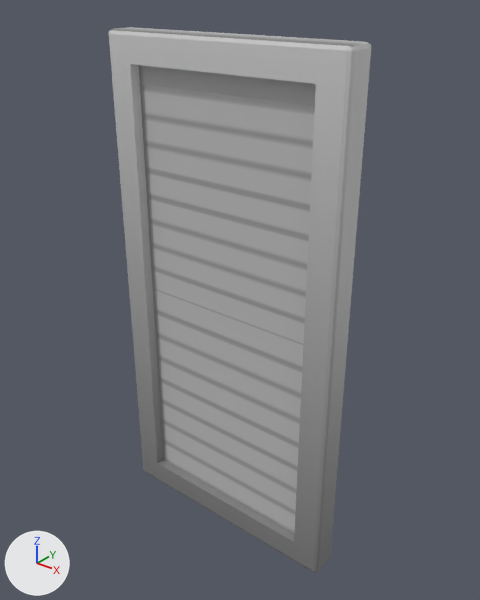
The FBX model Assets/Arts/Envi/Modular/Mod_Door_02 1.fbx, before and after one commit.
Both versions are drawn from a camera (50 mm lens) standing at (0.97, -1.82, 2.16) and looking at (-0.48, -0.01, 1.05). Lighting does not change. The marker at lower left points along +X, +Y and +Z. The older version comes first.

Names of what the first picture shows: 'Mod_Door_02'.
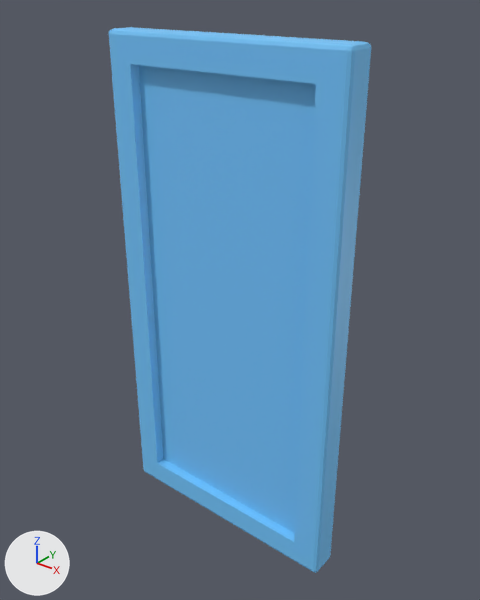
Where the newer file only moved an object's origin or applied its transform, the numbers keep the older frame.

The change, as a list of edits to the scene's bpy script:
```text
Add img_warna_baruuu_png:
    img_warna_baruuu_png = load_image('warna baruuu.png', '../Texture/warna baruuu.png', 1024, 1024, 'sRGB')
Change mat_tex_env:
    mat_tex_env.texture: img_tex_env_png -> img_warna_baruuu_png
Change me_cube_074:
    where me_cube_074.from_pydata(...)  # 92 vertices, 90 faces; spans x -1.0..0.0, y -0.12..0.0, z 0.0..2.0
    used by ob_mod_door_02; location = (0.0, 0.0, 0.0)
    me_cube_074 part 1: texture (UV) coordinates of 90 of 90 faces, centred in x -1.0..0.0, y -0.12..0.0, z 0.0..2.0, changed; they spanned u 0.75..1.0, v 0.02..0.75 and now span u 0.5..0.62, v 0.75..0.87
```

Boxes [x1, y1, x2, y2] around the edits, measured in the pictures (480 x 600 px):
'Mod_Door_02', surface changed (grey to blue)
    both: [109, 27, 371, 573]
